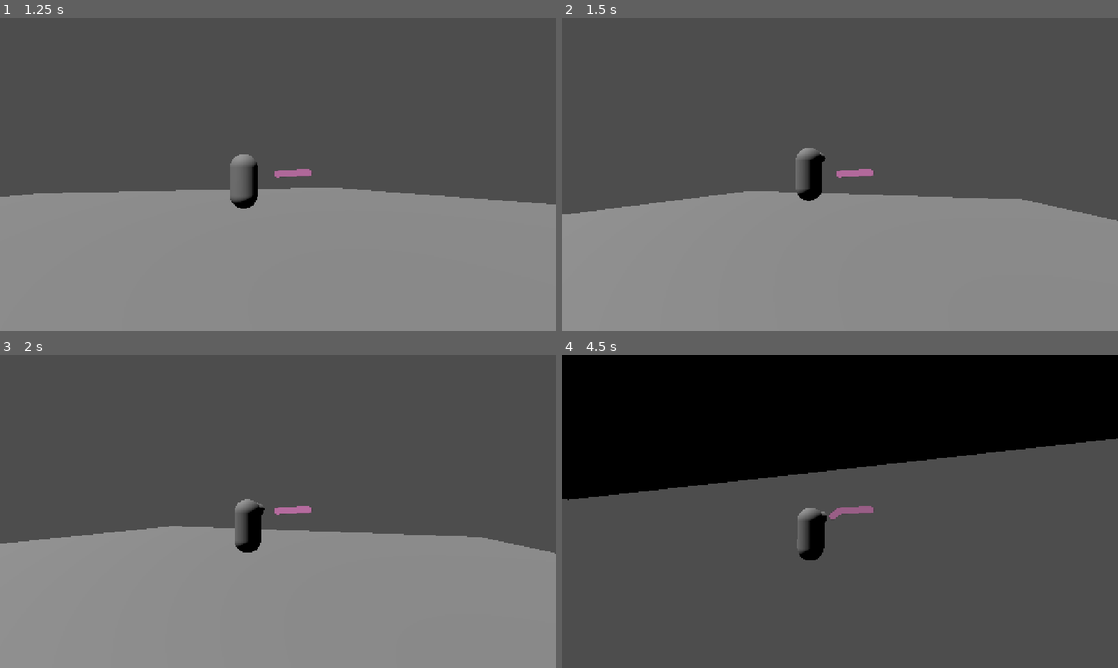
Above: before the commit, frames 1-4 (two rows, left to right).
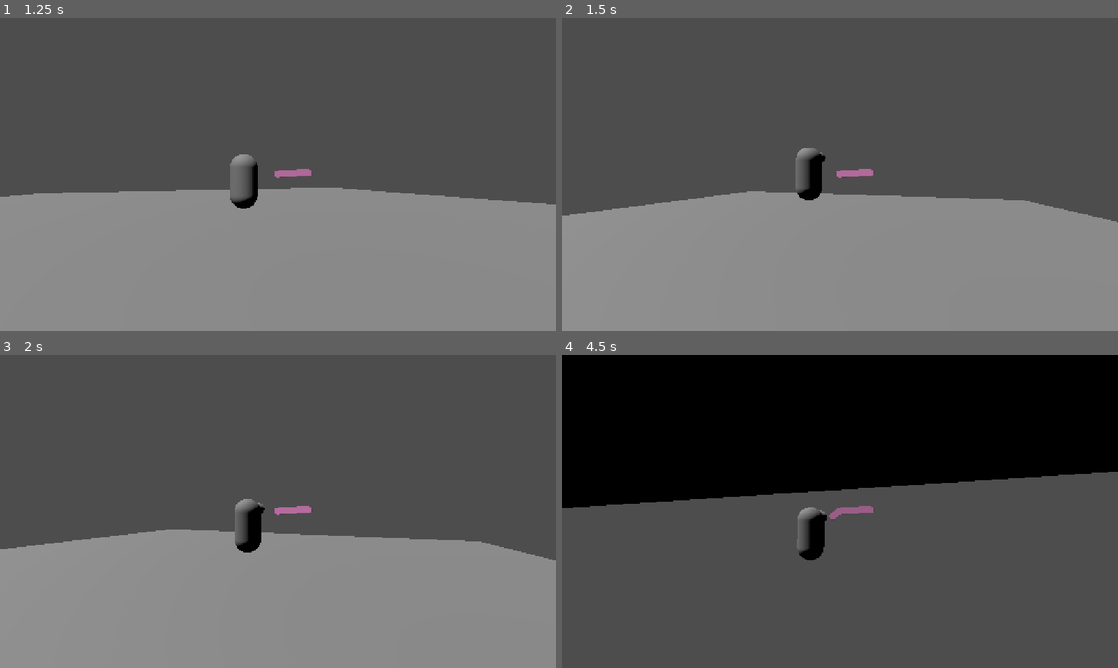
Above: after the commit, the same moments.

Repository: owner16384/just-a-game
Game: Godot game, scene res://Scenes/world.tscn
Two runs of this game, one before a commit and one after it. Both use one fixed random seed, a clock stepped at 60 frames per second and the inputs below. This scene is started directly instead of the project's main scene.
Inputs (mouse positions are in pixels of both pictures, inside the frame that each line leads up to):
- Up to frame 1 (1.25 s): tap Enter at 0.5 s; move the mouse to (305, 174) at 0.52 s; hold W (up) from 0.53 s (still down); tap Space (jump) at 0.6, 0.77, 1.07 s; click (305, 174) at 0.67 s
- Up to frame 2 (1.5 s): keep holding W (up); tap Space (jump) at 1.25, 1.35 s; move the mouse to (812, 174) at 1.27 s
- Up to frame 3 (2 s): keep holding W (up); tap Space (jump) at 1.52, 1.82 s
- Up to frame 4 (4.5 s): keep holding W (up); move the mouse to (851, 505) at 2.02 s; tap Space (jump) at 2.1, 2.85, 3.02, 3.32, 3.6, 3.77, 4.07, 4.35 s; move the mouse to (834, 517) at 2.77 s; click (834, 517) at 2.92 s; move the mouse to (878, 514) at 3.52 s; move the mouse to (795, 508) at 4.27 s

Frame 1 is identical in both runs. In frame 2, 0.2% of the frame differs, in the area x 0-100%, y 41-66%; in frame 3, 1.3%; in frame 4, 6.5%, in the area x 0-100%, y 26-66%.

Commit message:
Fixed state machine and bitwise

Diff:
--- a/Scripts/Components/input_movement.gd
+++ b/Scripts/Components/input_movement.gd
@@ -12,6 +12,9 @@
 
 func move(delta, player):
 	if !cam_basis: return
+
+	var on_floor = player.is_on_floor()
+
 	var input_dir: Vector2 = Input.get_vector("left", "right", "up", "down").normalized()
 
 	if input_dir:
@@ -28,9 +31,16 @@
 		EventBus.currentState &= ~EventBus.state.WALK
 		EventBus.currentState &= ~EventBus.state.RUN
 
-	player.velocity.y -= gravity * delta
-
-	if Input.is_action_just_pressed("jump") and player.is_on_floor():
+	if !on_floor:
+		player.velocity.y -= gravity * delta
+		if player.velocity.y < 0:
+			EventBus.currentState &= ~EventBus.state.JUMP
+			EventBus.currentState |= EventBus.state.FALL
+	elif Input.is_action_just_pressed("jump") and on_floor:
 		player.velocity.y += jump_power
+		EventBus.currentState |= EventBus.state.JUMP
+	else:
+		EventBus.currentState &= ~EventBus.state.JUMP
+		EventBus.currentState &= ~EventBus.state.FALL
 
 	player.move_and_slide()
--- a/Scripts/EventBus.gd
+++ b/Scripts/EventBus.gd
@@ -5,6 +5,7 @@
 	DRAW = 1 << 0,
 	WALK = 1 << 1,
 	RUN = 1 << 2,
-	JUMP = 1 << 3
+	JUMP = 1 << 3,
+	FALL = 1 << 4
 }
 var currentState: int = state.NONE
